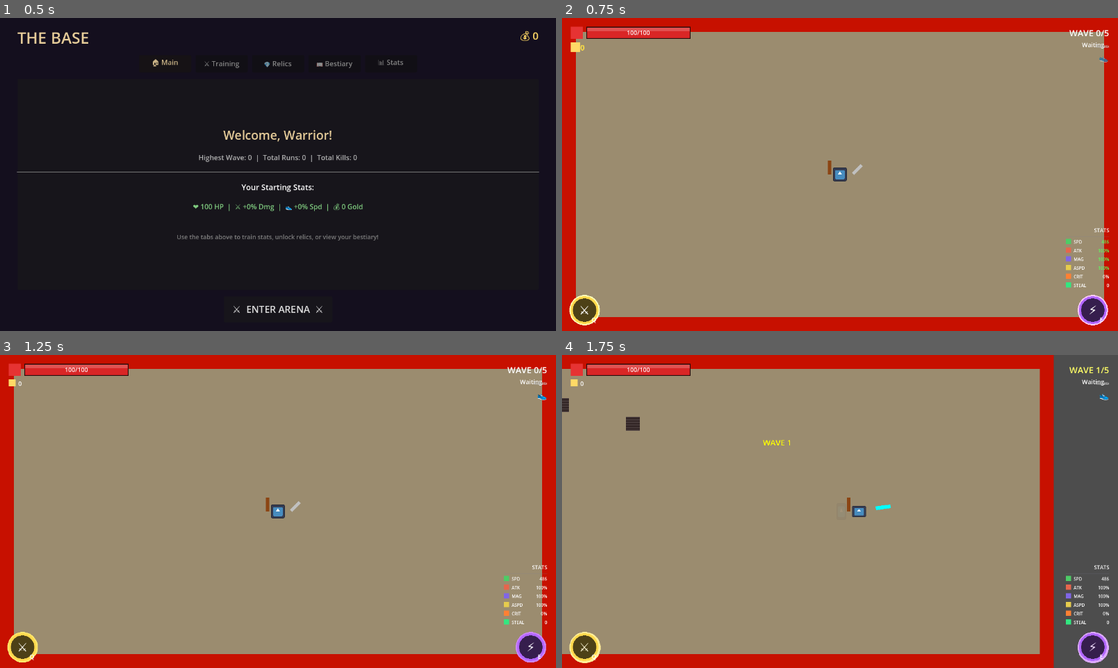
Above: before the commit, frames 1-4 (two rows, left to right).
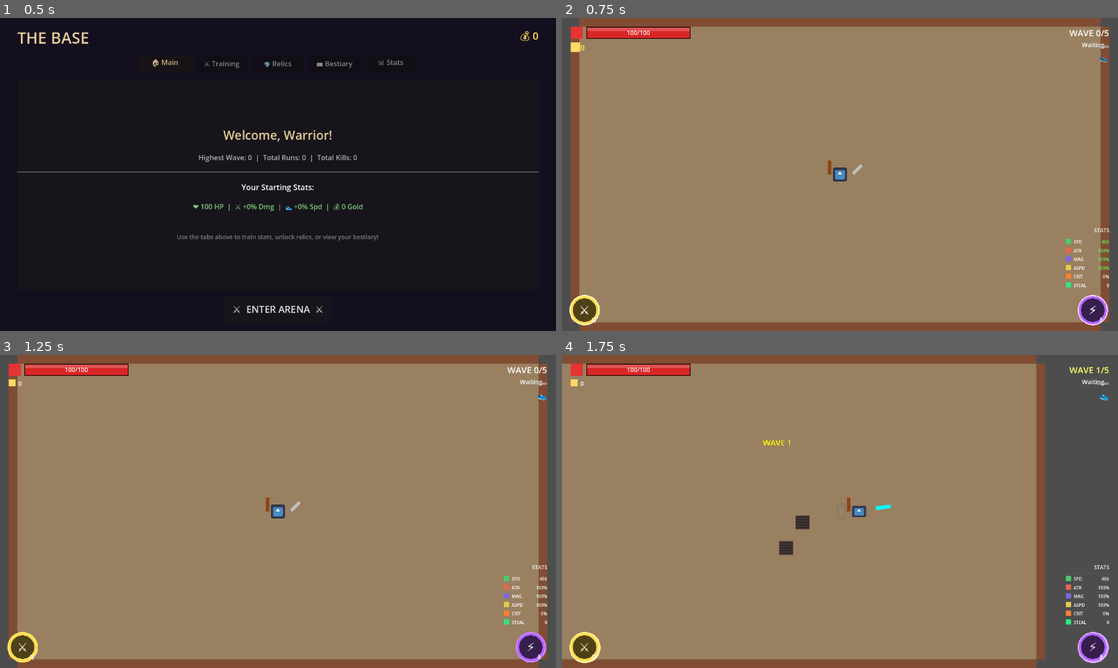
Above: after the commit, the same moments.

Repository: Azgr9/chaos
Game: Godot game, scene res://Scenes/Main/Base.tscn
Same seed, same stepped clock (60 frames per second), same inputs: the game is played once before the commit and once after it. The engine's default icon, where the game draws it, is replaced by a stand-in: a white triangle on a blue panel in a dark square.
Inputs (mouse positions are in pixels of both pictures, inside the frame that each line leads up to):
- Up to frame 1 (0.5 s): no input
- Up to frame 2 (0.75 s): click "⚔️ ENTER ARENA ⚔️" at 0.5 s
- Up to frame 3 (1.25 s): no input
- Up to frame 4 (1.75 s): tap Enter at 1.25 s; move the mouse to (962, 495) at 1.27 s; hold D (move_right) from 1.28 s (still down); tap Space (dash) at 1.35 s; click (962, 495) at 1.42 s

Frame 1 is identical in both runs. In frame 2, 14% of the frame differs, in the area x 0-100%, y 0-100%; in frame 3, 14%; in frame 4, 11%.

Commit message:
ohhhhh elden ring

Diff:
--- a/Scenes/Game/Arena.tscn
+++ b/Scenes/Game/Arena.tscn
@@ -1,68 +1,76 @@
-[gd_scene load_steps=5 format=3 uid="uid://cputkgt8et483"]
+[gd_scene load_steps=6 format=3 uid="uid://cputkgt8et483"]
 
-[sub_resource type="RectangleShape2D" id="RectangleShape2D_6vgeu"]
-size = Vector2(2560, 64)
+[ext_resource type="Script" uid="uid://dgba0ffwc52s1" path="res://Scripts/Game/Arena.gd" id="1_arena"]
 
-[sub_resource type="RectangleShape2D" id="RectangleShape2D_s8cc7"]
-size = Vector2(2560, 64)
+[sub_resource type="RectangleShape2D" id="RectangleShape2D_top"]
+size = Vector2(2400, 40)
 
-[sub_resource type="RectangleShape2D" id="RectangleShape2D_bvent"]
-size = Vector2(64, 1440)
+[sub_resource type="RectangleShape2D" id="RectangleShape2D_bottom"]
+size = Vector2(2400, 40)
 
-[sub_resource type="RectangleShape2D" id="RectangleShape2D_kmyb7"]
-size = Vector2(64, 1440)
+[sub_resource type="RectangleShape2D" id="RectangleShape2D_left"]
+size = Vector2(40, 1360)
+
+[sub_resource type="RectangleShape2D" id="RectangleShape2D_right"]
+size = Vector2(40, 1360)
 
 [node name="Arena" type="Node2D"]
+script = ExtResource("1_arena")
 
-[node name="BackGround" type="ColorRect" parent="."]
-offset_right = 2560.0
-offset_bottom = 1440.0
-color = Color(0.60648185, 0.5469635, 0.43646276, 1)
+[node name="Floor" type="ColorRect" parent="."]
+z_index = -10
+offset_left = 80.0
+offset_top = 40.0
+offset_right = 2480.0
+offset_bottom = 1400.0
+color = Color(0.6, 0.5, 0.38, 1)
 
 [node name="Walls" type="StaticBody2D" parent="."]
 collision_layer = 8
 collision_mask = 0
 
 [node name="TopWall" type="CollisionShape2D" parent="Walls"]
-position = Vector2(1280, 32)
-shape = SubResource("RectangleShape2D_6vgeu")
+position = Vector2(1280, 20)
+shape = SubResource("RectangleShape2D_top")
 
-[node name="ColorRect" type="ColorRect" parent="Walls/TopWall"]
-offset_left = -1280.0
-offset_top = -32.0
-offset_right = 1280.0
-offset_bottom = 32.0
-color = Color(0.7786823, 0.064256474, 0, 1)
+[node name="TopWallVisual" type="ColorRect" parent="Walls/TopWall"]
+offset_left = -1200.0
+offset_top = -20.0
+offset_right = 1200.0
+offset_bottom = 20.0
+color = Color(0.5, 0.3, 0.2, 1)
 
 [node name="BottomWall" type="CollisionShape2D" parent="Walls"]
-position = Vector2(1280, 1408)
-shape = SubResource("RectangleShape2D_s8cc7")
+position = Vector2(1280, 1420)
+shape = SubResource("RectangleShape2D_bottom")
 
-[node name="ColorRect2" type="ColorRect" parent="Walls/BottomWall"]
-offset_left = -1280.0
-offset_top = -32.0
-offset_right = 1280.0
-offset_bottom = 32.0
-color = Color(0.78039217, 0.0627451, 0, 1)
+[node name="BottomWallVisual" type="ColorRect" parent="Walls/BottomWall"]
+offset_left = -1200.0
+offset_top = -20.0
+offset_right = 1200.0
+offset_bottom = 20.0
+color = Color(0.5, 0.3, 0.2, 1)
 
 [node name="LeftWall" type="CollisionShape2D" parent="Walls"]
-position = Vector2(32, 720)
-shape = SubResource("RectangleShape2D_bvent")
+position = Vector2(60, 720)
+shape = SubResource("RectangleShape2D_left")
 
-[node name="ColorRect3" type="ColorRect" parent="Walls/LeftWall"]
-offset_left = -32.0
-offset_top = -720.0
-offset_right = 32.0
-offset_bottom = 720.0
-color = Color(0.78039217, 0.0627451, 0, 1)
+[node name="LeftWallVisual" type="ColorRect" parent="Walls/LeftWall"]
+offset_left = -20.0
+offset_top = -680.0
+offset_right = 20.0
+offset_bottom = 680.0
+color = Color(0.5, 0.3, 0.2, 1)
 
 [node name="RightWall" type="CollisionShape2D" parent="Walls"]
-position = Vector2(2528, 720)
-shape = SubResource("RectangleShape2D_kmyb7")
+position = Vector2(2500, 720)
+shape = SubResource("RectangleShape2D_right")
 
-[node name="ColorRect4" type="ColorRect" parent="Walls/RightWall"]
-offset_left = -32.0
-offset_top = -720.0
-offset_right = 32.0
-offset_bottom = 720.0
-color = Color(0.78039217, 0.0627451, 0, 1)
+[node name="RightWallVisual" type="ColorRect" parent="Walls/RightWall"]
+offset_left = -20.0
+offset_top = -680.0
+offset_right = 20.0
+offset_bottom = 680.0
+color = Color(0.5, 0.3, 0.2, 1)
+
+[node name="Decorations" type="Node2D" parent="."]
--- /dev/null
+++ b/Scripts/Game/Arena.gd
@@ -0,0 +1,51 @@
+# SCRIPT: Arena.gd
+# ATTACH TO: Arena (Node2D) root node in Arena.tscn
+# PURPOSE: Provides arena bounds. Collision is set up in the scene with CollisionShape2D nodes.
+
+class_name Arena
+extends Node2D
+
+# Arena configuration - edit these in the Inspector!
+@export_group("Arena Bounds")
+@export var arena_center: Vector2 = Vector2(1280, 720)
+@export var arena_half_width: float = 1200.0
+@export var arena_half_height: float = 680.0
+
+func _ready():
+	add_to_group("arena")
+
+# ============================================
+# PUBLIC API - Used by WaveManager, HazardManager, etc.
+# ============================================
+
+func get_arena_center() -> Vector2:
+	return arena_center
+
+func get_arena_radius() -> float:
+	# Return smaller dimension for compatibility
+	return min(arena_half_width, arena_half_height)
+
+func is_position_in_arena(pos: Vector2) -> bool:
+	return abs(pos.x - arena_center.x) <= arena_half_width and abs(pos.y - arena_center.y) <= arena_half_height
+
+func clamp_to_arena(pos: Vector2, padding: float = 0.0) -> Vector2:
+	var clamped = pos
+	clamped.x = clamp(pos.x, arena_center.x - arena_half_width + padding, arena_center.x + arena_half_width - padding)
+	clamped.y = clamp(pos.y, arena_center.y - arena_half_height + padding, arena_center.y + arena_half_height - padding)
+	return clamped
+
+func get_random_position_in_arena(min_from_center: float = 0.0, padding_from_edge: float = 50.0) -> Vector2:
+	var x = randf_range(arena_center.x - arena_half_width + padding_from_edge, arena_center.x + arena_half_width - padding_from_edge)
+	var y = randf_range(arena_center.y - arena_half_height + padding_from_edge, arena_center.y + arena_half_height - padding_from_edge)
+	return Vector2(x, y)
+
+func get_position_on_edge(angle: float, padding: float = 80.0) -> Vector2:
+	var dir = Vector2.from_angle(angle)
+	var pos = arena_center
+	if abs(dir.x) > abs(dir.y):
+		pos.x = arena_center.x + sign(dir.x) * (arena_half_width - padding)
+		pos.y = randf_range(arena_center.y - arena_half_height + padding, arena_center.y + arena_half_height - padding)
+	else:
+		pos.y = arena_center.y + sign(dir.y) * (arena_half_height - padding)
+		pos.x = randf_range(arena_center.x - arena_half_width + padding, arena_center.x + arena_half_width - padding)
+	return pos
--- a/Scripts/Game/WaveManager.gd
+++ b/Scripts/Game/WaveManager.gd
@@ -6,9 +6,14 @@
 extends Node
 
 # Spawn configuration
-@export var spawn_radius: float = 1000.0
-@export var spawn_distance_from_player: float = 600.0
+@export var spawn_edge_padding: float = 80.0  # Spawn this far from wall
+@export var spawn_distance_from_player: float = 400.0
 @export var enemy_activation_time: float = 0.5
+
+# Arena reference (fetched from scene)
+var arena: Arena = null
+var arena_center: Vector2 = Vector2(1280, 720)  # Fallback
+var arena_radius: float = 900.0  # Fallback
 
 # Enemy definitions with unlock requirements and weights
 const ENEMY_TYPES = {
@@ -68,7 +73,6 @@
 var enemies_alive_by_type: Dictionary = {}
 var wave_active: bool = false
 var player_reference: Node2D = null
-var arena_center: Vector2 = Vector2(1280, 720)
 
 # Spawn timing
 var spawn_timer: float = 0.0
@@ -92,6 +96,9 @@
 	# Add to group for easy lookup
 	add_to_group("wave_manager")
 
+	# Find arena reference and get bounds
+	_find_arena()
+
 	# Find player reference
 	var players = get_tree().get_nodes_in_group("player")
 	if players.size() > 0:
@@ -110,6 +117,31 @@
 	# Wait a moment before starting
 	await get_tree().create_timer(1.0).timeout
 	start_next_wave()
+
+func _find_arena():
+	# Find arena in scene and get its bounds
+	# First try by group
+	var arenas = get_tree().get_nodes_in_group("arena")
+	if arenas.size() > 0:
+		arena = arenas[0] as Arena
+
+	# Fallback: find by class name in parent
+	if not arena:
+		for child in get_parent().get_children():
+			if child is Arena:
+				arena = child
+				break
+
+	# Fallback: find Arena node by name
+	if not arena:
+		arena = get_parent().get_node_or_null("Arena") as Arena
+
+	if arena:
+		arena_center = arena.get_arena_center()
+		arena_radius = arena.get_arena_radius()
+		print("[WaveManager] Found arena: center=%s, radius=%s" % [arena_center, arena_radius])
+	else:
+		push_warning("[WaveManager] Arena not found! Using fallback values.")
 
 func _setup_hazard_manager():
 	# Create and add HazardManager as child
@@ -121,9 +153,9 @@
 	if player_reference:
 		hazard_manager.set_player_reference(player_reference)
 
-	# Configure arena bounds (playable area inside walls: 64-2496 x 64-1376)
-	# Add padding to keep hazards away from walls
-	hazard_manager.arena_bounds = Rect2(128, 128, 2304, 1184)
+	# Configure circular arena bounds for hazards
+	hazard_manager.arena_center = arena_center
+	hazard_manager.arena_radius = arena_radius - 50  # Keep hazards away from walls
 
 func _process(delta):
 	if not wave_active or points_remaining <= 0:
@@ -452,21 +484,34 @@
 	if recent_spawn_angles.size() > MAX_TRACKED_ANGLES:
 		recent_spawn_angles.pop_front()
 
-	# Calculate position from angle
-	var spawn_pos = arena_center + Vector2.from_angle(angle) * spawn_radius
+	# Calculate position INSIDE the arena (not at edge)
+	# Spawn at 60-85% of arena radius to keep enemies well inside
+	var min_spawn_dist = arena_radius * 0.5
+	var max_spawn_dist = arena_radius - spawn_edge_padding - 50  # Extra padding to ensure inside
+	var spawn_dist = randf_range(min_spawn_dist, max_spawn_dist)
+	var spawn_pos = arena_center + Vector2.from_angle(angle) * spawn_dist
 
 	# Make sure not too close to player
 	if player_reference:
 		var distance_to_player = spawn_pos.distance_to(player_reference.global_position)
 		if distance_to_player < spawn_distance_from_player:
+			# Find a position further from player but still in arena
 			var dir_from_player = (spawn_pos - player_reference.global_position).normalized()
 			spawn_pos = player_reference.global_position + dir_from_player * spawn_distance_from_player
-
-	# Clamp to arena bounds (with padding)
-	spawn_pos.x = clamp(spawn_pos.x, 128, 2432)
-	spawn_pos.y = clamp(spawn_pos.y, 128, 1312)
+			# Clamp to circular arena
+			spawn_pos = _clamp_to_arena(spawn_pos)
 
 	return spawn_pos
+
+func _clamp_to_arena(pos: Vector2) -> Vector2:
+	# Clamp position to stay well inside circular arena
+	var to_center = pos - arena_center
+	var distance = to_center.length()
+	var max_distance = arena_radius - spawn_edge_padding - 50  # Extra padding
+
+	if distance > max_distance and distance > 0:
+		return arena_center + to_center.normalized() * max_distance
+	return pos
 
 func _get_distributed_angle() -> float:
 	# Try up to 10 times to find a good angle
--- a/Scripts/hazards/HazardManager.gd
+++ b/Scripts/hazards/HazardManager.gd
@@ -11,13 +11,14 @@
 var hazard_scenes: Dictionary = {}
 
 # ============================================
-# SPAWN CONFIGURATION
+# SPAWN CONFIGURATION (Circular Arena)
 # ============================================
 @export_group("Spawn Settings")
-@export var arena_bounds: Rect2 = Rect2(64, 64, 512, 296)
+@export var arena_center: Vector2 = Vector2(1280, 720)
+@export var arena_radius: float = 850.0  # Playable radius (slightly inside wall)
 @export var min_distance_from_player: float = 100.0
 @export var min_distance_between_hazards: float = 80.0
-@export var edge_padding: float = 32.0
+@export var min_distance_from_center: float = 100.0  # Keep center somewhat clear
 @export var warning_duration: float = 1.5
 
 # ============================================
@@ -157,16 +158,10 @@
 	while attempts < max_attempts:
 		attempts += 1
 
-		# Generate random position within arena bounds (with padding)
-		var x = randf_range(
-			arena_bounds.position.x + edge_padding,
-			arena_bounds.position.x + arena_bounds.size.x - edge_padding
-		)
-		var y = randf_range(
-			arena_bounds.position.y + edge_padding,
-			arena_bounds.position.y + arena_bounds.size.y - edge_padding
-		)
-		var candidate_pos = Vector2(x, y)
+		# Generate random position within circular arena
+		var angle = randf() * TAU
+		var distance = randf_range(min_distance_from_center, arena_radius)
+		var candidate_pos = arena_center + Vector2.from_angle(angle) * distance
 
 		if is_position_valid(candidate_pos):
 			return candidate_pos
@@ -175,6 +170,11 @@
 	return Vector2.INF
 
 func is_position_valid(pos: Vector2) -> bool:
+	# Check if inside circular arena
+	var distance_from_center = pos.distance_to(arena_center)
+	if distance_from_center > arena_radius:
+		return false
+
 	# Check distance from player
 	if player_reference and is_instance_valid(player_reference):
 		var distance_to_player = pos.distance_to(player_reference.global_position)
@@ -194,10 +194,9 @@
 # DEBUG
 # ============================================
 func _draw_debug() -> void:
-	# Draw arena bounds
+	# Draw arena bounds (circular)
 	if Engine.is_editor_hint():
-		var _rect = arena_bounds
-		# Would need a CanvasItem to draw
+		# Would need a CanvasItem to draw circle
 		pass
 
 func get_hazard_count() -> int:
Not shown, added: Scripts/Game/Arena.gd.uid
